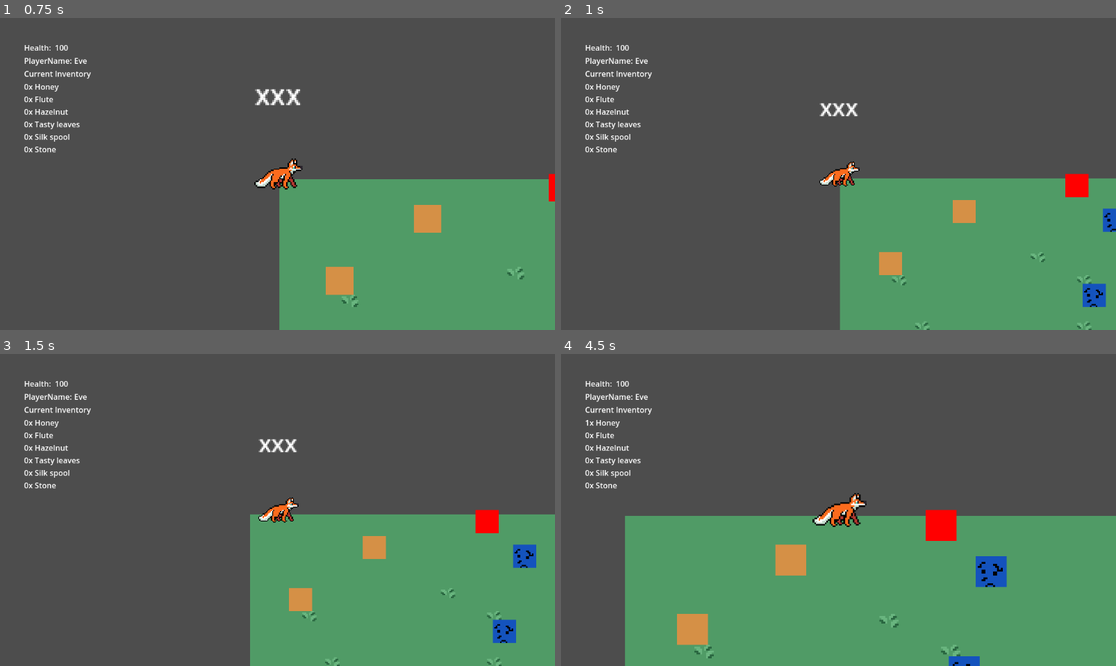
Above: before the commit, frames 1-4 (two rows, left to right).
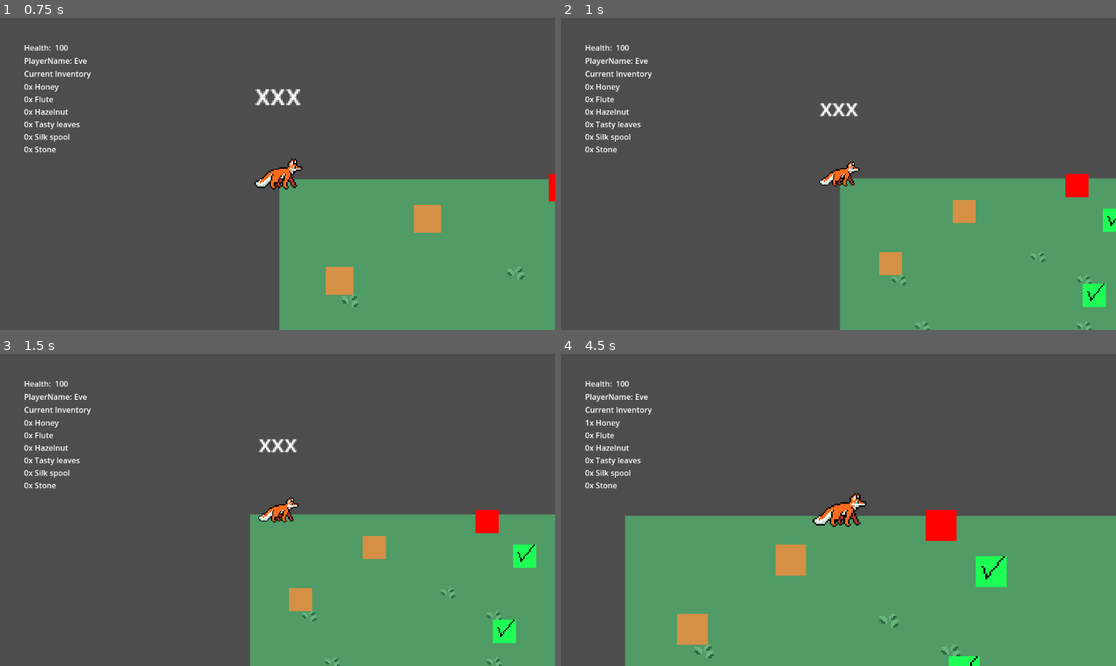
Above: after the commit, the same moments.

Repository: mango-gremlin/arch-enemies
Game: Godot game, scene res://overworld/ui/main_menu/main_menu.tscn
Two runs of this game, one before a commit and one after it. Both use one fixed random seed, a clock stepped at 60 frames per second and the inputs below.
Inputs (mouse positions are in pixels of both pictures, inside the frame that each line leads up to):
- Up to frame 1 (0.75 s): click "overworld" at 0.5 s
- Up to frame 2 (1 s): no input
- Up to frame 3 (1.5 s): tap Enter at 1.25 s; move the mouse to (399, 494) at 1.27 s; press the mouse at (399, 494) at 1.28 s; hold D (move_right) from 1.28 s (still down)
- Up to frame 4 (4.5 s): tap Space (jump) at 1.52, 2.27, 2.75, 3.77 s; move the mouse to (727, 525) at 2.02 s; release the mouse at (727, 525) at 2.03 s; tap E (interact_overworld) at 2.1 s; move the mouse to (894, 441) at 2.77 s; release D (move_right) at 2.78 s; hold A (left) 2.78-3.53 s; tap Q (use_item) at 2.85 s; move the mouse to (810, 572) at 3.52 s; hold D (move_right) from 3.53 s (still down); tap Mouse wheel down (zoom_in) at 3.6 s; move the mouse to (1005, 556) at 4.27 s; hold Mouse wheel up (zoom_out) from 4.28 s (still down)

Frame 1 is identical in both runs. In frame 2, 0.5% of the frame differs, in the area x 93-100%, y 61-93%; in frame 3, 0.6%; in frame 4, 0.7%, in the area x 69-81%, y 64-100%.

Commit message:
update bridge representation, add bridge_interaction functionality

Diff:
--- a/Arch-enemies/overworld/entities/interaction_overworld/bridge_interaction.gd
+++ b/Arch-enemies/overworld/entities/interaction_overworld/bridge_interaction.gd
@@ -5,10 +5,18 @@
 # -- | base properties for bridge instance
 var interaction_type: Interactable.InteractionType = Interactable.InteractionType.BRIDGE
 
+
 # denotes id of bridge-level this will be linked to
-@export var bridge_id:int
+@export var start_island_id:int
+@export var dest_island_id:int
+# denotes
+var bridge_edge:SingletonPlayer.BridgeEdge
+
+#@export var bridge_id:int
+
 # string denoting what is shown upon interaction with bridge
 @export var bridge_description: String
+
 
 # could be a small preview of the level or whatever
 @export var bridge_image:Image
@@ -24,6 +32,11 @@
 	var interactionspot_object = get_node("interactionspot")
 	interactionspot_object.parent_node = self
 	interactionspot_object.interact_type = interaction_type
+	# constructing bridge edge
+	bridge_edge = SingletonPlayer.BridgeEdge.new()
+	bridge_edge.dest_id = dest_island_id
+	bridge_edge.start_id = start_island_id
+	visualize_status()
 
 
 ## --- /
@@ -36,13 +49,24 @@
 func obtain_description() -> String:
 	return bridge_description
 
-# gathers bridge Id linked to this interactionspot
-func obtain_bridge_id() -> int:
-	return bridge_id
+# returns both src and destination as dictionary
+# @returns dictionary where:
+# dictionary["start_island"] --> id of starting point
+# dictionary["dest_island -> id of destination point
+func obtain_bridge_edge() -> SingletonPlayer.BridgeEdge:
+	return bridge_edge
 
 # returns true if it was solved already
 # referenced in #137
 func is_solved() -> bool:
-	# TODO
-	# requires query in **singleton** to denote whether connection was done already or not
-	return false
+	var connection_status:bool = SingletonPlayer.check_bridge_connection(bridge_edge)
+	return connection_status
+
+# changes appearance of bridge_node if it was solved
+func visualize_status():
+	if is_solved():
+		var path_to_texture = "res://assets/art/bridge_dummy_success.png"
+		var new_texture = load(path_to_texture)
+
+		var referenced_rect:TextureRect = $TextureRect
+		referenced_rect.texture = new_texture
--- a/Arch-enemies/overworld/entities/interaction_overworld/bridge_interaction.tscn
+++ b/Arch-enemies/overworld/entities/interaction_overworld/bridge_interaction.tscn
@@ -1,8 +1,8 @@
 [gd_scene load_steps=4 format=3 uid="uid://5llfgi2ysvie"]
 
 [ext_resource type="Script" path="res://overworld/entities/interaction_overworld/bridge_interaction.gd" id="1_0fxgx"]
-[ext_resource type="Texture2D" uid="uid://jxy3j8rfygm1" path="res://assets/art/bridge_dummy.png" id="1_0w4hd"]
 [ext_resource type="PackedScene" uid="uid://cegpqm0j2vvbh" path="res://overworld/entities/interaction_overworld/interactionspot.tscn" id="2_l2pv7"]
+[ext_resource type="Texture2D" uid="uid://08plwlb60wib" path="res://assets/art/bridge_dummy_failure.png" id="2_njg8x"]
 
 [node name="bridge_interaction" type="Node2D"]
 script = ExtResource("1_0fxgx")
@@ -13,6 +13,6 @@
 offset_top = -7.0
 offset_right = 8.0
 offset_bottom = 9.0
-texture = ExtResource("1_0w4hd")
+texture = ExtResource("2_njg8x")
 
 [node name="interactionspot" parent="." instance=ExtResource("2_l2pv7")]
--- a/Arch-enemies/overworld/entities/interaction_overworld/interactionspot.gd
+++ b/Arch-enemies/overworld/entities/interaction_overworld/interactionspot.gd
@@ -52,11 +52,13 @@
 		InteractionType.BRIDGE:
 			# TODO  refactor
 			var is_solved = parent_node.is_solved()
-			var received_bridge_id:int = parent_node.obtain_bridge_id()
-			var received_description:String = "this level was solved already"
-			if not is_solved:
-				received_description = parent_node.obtain_description()
-			return {"id": received_bridge_id, "description": received_description}
+			var received_bridge_edge:SingletonPlayer.BridgeEdge = parent_node.obtain_bridge_edge()
+
+			# should be made easier --> returning a dictionary might not be the best option? maybe enum tho
+			SingletonPlayer.check_bridge_connection(received_bridge_edge)
+			#if not is_solved:
+				#received_description = parent_node.obtain_description()
+			return {"bridge_edge": received_bridge_edge, "description": "test"}
 			#var received_dialogue =
 
 		InteractionType.NPC:
--- a/Arch-enemies/singleton_scripts/singleton_player.gd
+++ b/Arch-enemies/singleton_scripts/singleton_player.gd
@@ -20,16 +20,22 @@
 var TOTAL_ISLANDS:int = 2
 
 # each entry resembles bridge_id
+# this value is primary used for easier visualization of a map!
+# TODO actually one could just traverse the set of connected islands and then that should also be easier
 # true -> reachable somehow
 # false -> not reachable
 var islands_reachable:Array[bool]
 
 # adjacency list denoting graph of islands and their edges ( bridges )
 # TODO consider generating basd on amount of islands available
+
+# TODO this seems like creating a lot of possible invariants
+# --> forgetting to add to both 0 : [...,1] and 1 : [...,m0]
 @onready var bridges_built: Dictionary = {
 # bridge_id : Array of connected island --> denotes edges of nodes
-	0 : [0],
-	1 : [1],
+	0 : [0,1],
+	1 : [1,0],
+	2 : [2],
 }
 
 # --- /
@@ -38,18 +44,45 @@
 var is_in_dialogue:bool = false
 # may be improved
 var active_dialogue:int = 0
+var test:Array
 
 # Dictionary of NPC's that have been talked to
-# -> key: integer -> denoting npc_id
-# -> value: bool denoting whether interaction was done or not
+# -> key: integer : denoting npc_id
+# -> value: bool : denoting whether interaction was done or not
 var npc_talked_to: Dictionary = {
 
 }
 
-
 # --- /
 # -- / Bridge management
 
+# class denoting an edge in a graph
+# start_id denotes the node where the edge begins
+# dest_id denotes the node where the edge ends
+class BridgeEdge:
+	var start_id:int
+	var dest_id:int
+
+
+# checks whether connection between two given values is possible or not
+func check_bridge_connection(bridge_edge:BridgeEdge) -> bool:
+	var edge_start = bridge_edge.start_id
+	var edge_dest = bridge_edge.dest_id
+	if bridges_built[edge_start].has(edge_dest):
+		return true
+	return false
+
+
+# adds new connection between starting point and ending point
+# adds this corresponding to representation
+func add_bridge_connection(bridge_edge:BridgeEdge):
+	var edge_start = bridge_edge.start_id
+	var edge_dest = bridge_edge.dest_id
+	if not check_bridge_connection(bridge_edge):
+		# only met if no connection was set before
+		# adding values to both becaus we are in an undirected graph
+		bridges_built[edge_start].append(edge_dest)
+		bridges_built[edge_dest].append(edge_start)
 
 
 # --- /
Binary file removed: Arch-enemies/assets/art/bridge_dummy.png
Binary file added: Arch-enemies/assets/art/bridge_dummy_failure.png
Not shown, changed: Arch-enemies/assets/art/bridge_dummy_failure.png.import
Binary file added: Arch-enemies/assets/art/bridge_dummy_success.png
Not shown, added: Arch-enemies/assets/art/bridge_dummy_success.png.import
